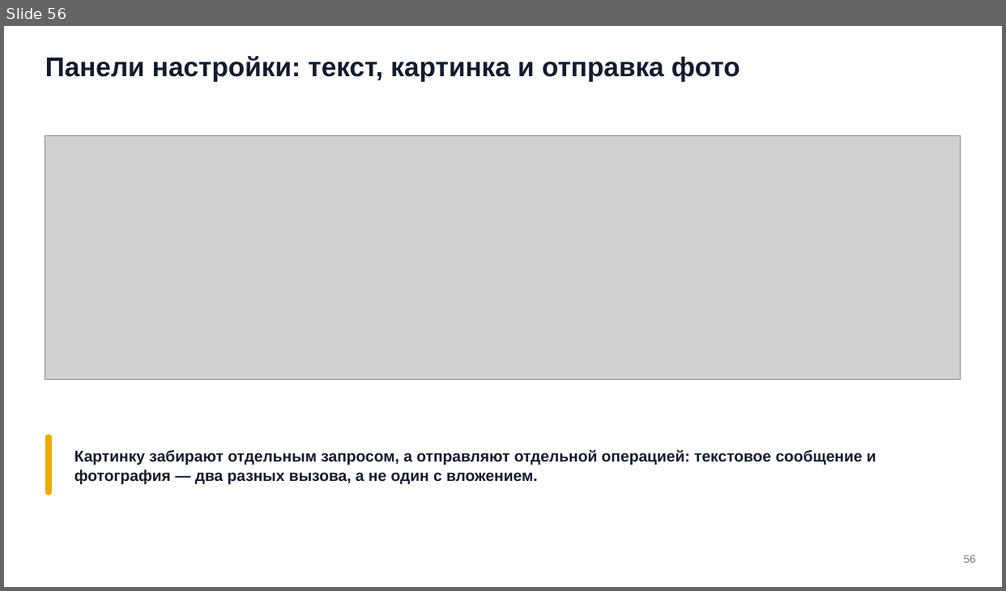
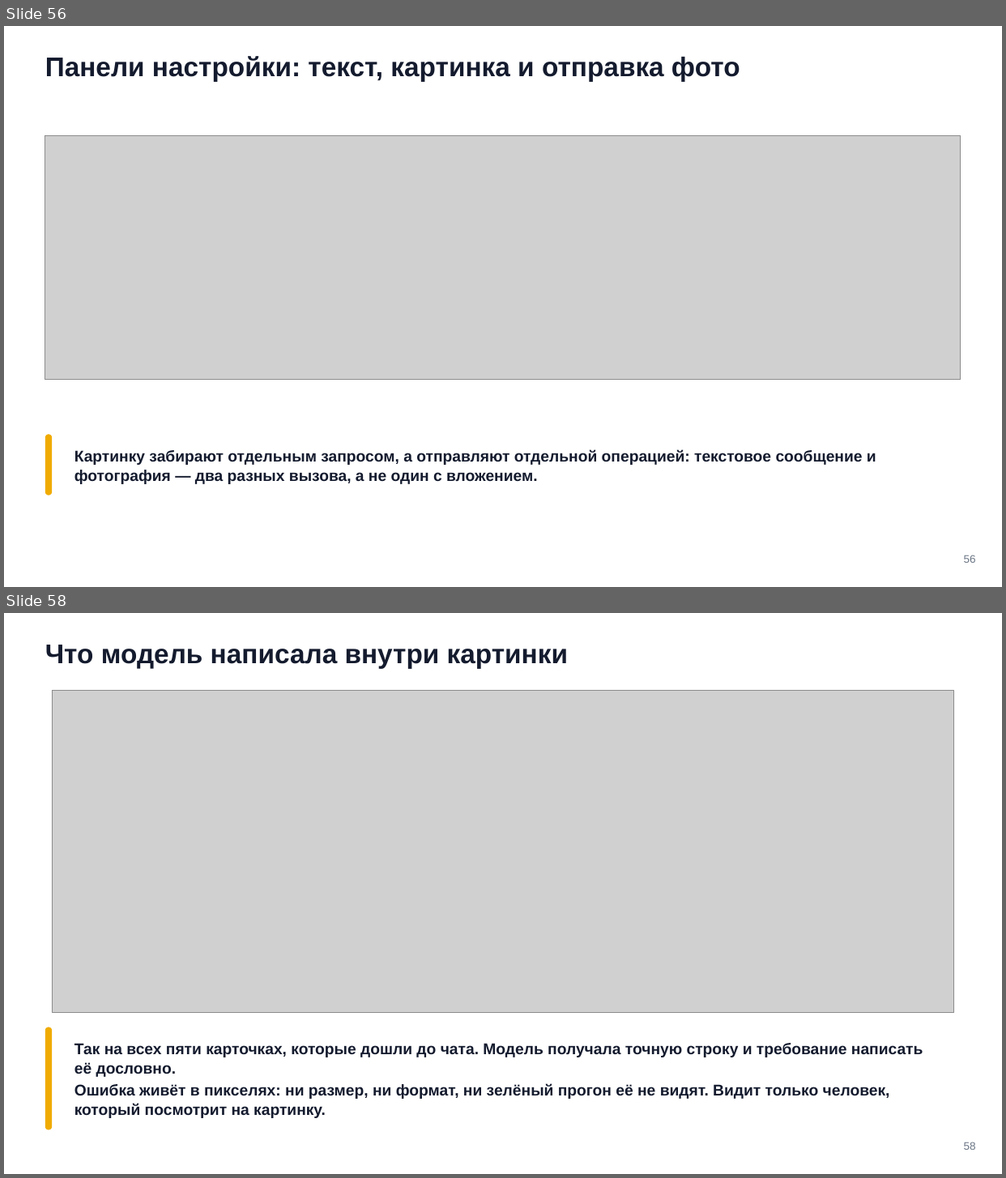
Before and after one commit to tellina-study/AI-usage-lessons, a slide deck: library/seminars/sem-08/rendered/sem-08.pptx. Shown one above the other, each under a label of ours: slide 56 before the commit, slides 56 and 58 after it; the slides between them are not shown. The pictures are 1006x591 and 1006x1178 pixels, drawn with LibreOffice and Linux fonts; fonts in the diff are those of the drawing; grey boxes stand for pictures. Boxes give left, top, right and bottom in pixels: in the first picture for what was removed or moved away, otherwise in the second. Text is boxed around its words. In the diff, an @@ line names an element or a change of style, - is before the commit and + after.

```diff
--- a/library/seminars/sem-08/rendered/sem-08.pptx
+++ b/library/seminars/sem-08/rendered/sem-08.pptx
@@ slide 58 added at bbox=[4, 613, 1002, 1174], background #FFFFFF @@
@@ text added at bbox=[45, 645, 568, 669], 26 pt, text #141B2E, bold @@
+Что модель написала внутри картинки
@@ picture added at bbox=[53, 691, 954, 1013] @@
@@ rounded rectangle added at bbox=[45, 1028, 52, 1131], fill #F0AB00 @@
@@ text added at bbox=[74, 1043, 923, 1118], 15 pt, text #141B2E, bold @@
+Так на всех пяти карточках, которые дошли до чата. Модель получала точную строку и требование написать её дословно.
+Ошибка живёт в пикселях: ни размер, ни формат, ни зелёный прогон её не видят. Видит только человек, который посмотрит на картинку.
@@ text added at bbox=[964, 1142, 976, 1150], 10.5 pt, text #6B7685 @@
+58
```
Also in this commit, not shown: 11 slides changed, 2 other slides added, 2 slides removed, 25 other files.
